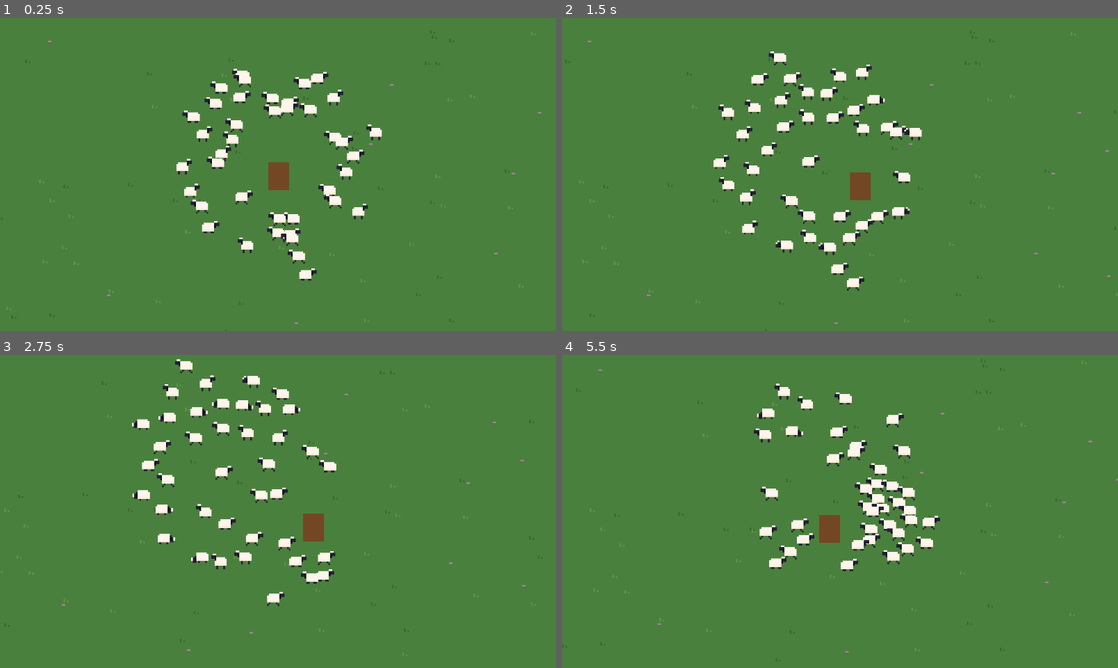
Above: before the commit, frames 1-4 (two rows, left to right).
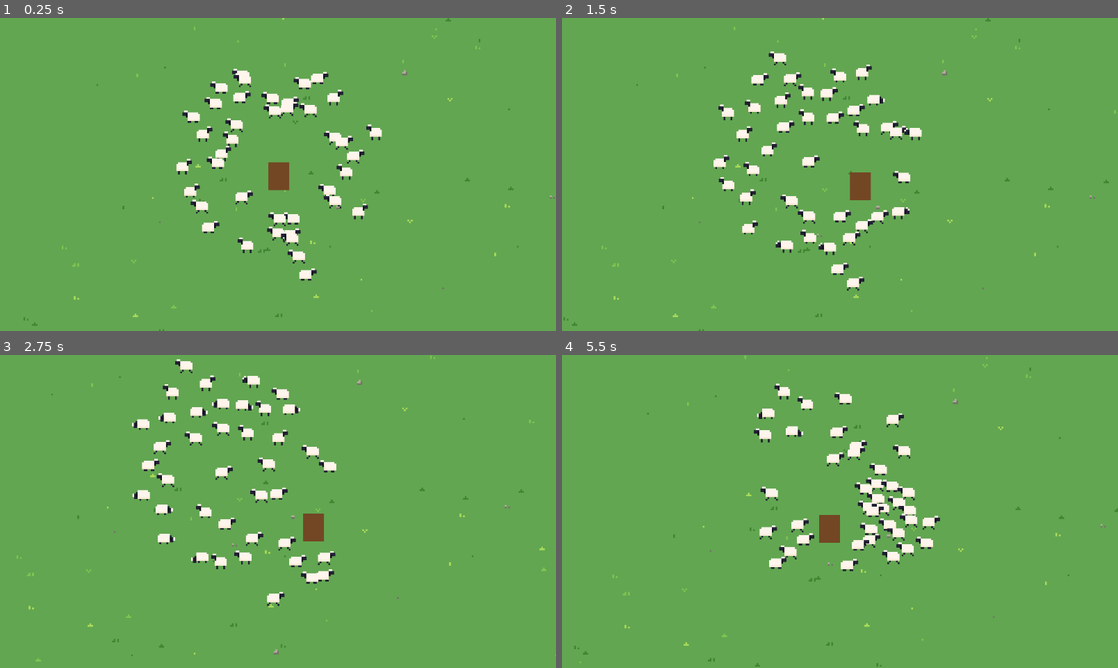
Above: after the commit, the same moments.

Repository: jaimegomesparente/wooly-caravan
Game: Godot game, scene res://scenes/main/main.tscn
The game is run twice, just before and just after one commit, with the same random seed, the same clock (stepped at 60 frames per second) and the same inputs.
Inputs:
- Up to frame 1 (0.25 s): no input
- Up to frame 2 (1.5 s): hold Right (move_right) 0.53-1.28 s; hold Down (move_down) from 1.28 s (still down)
- Up to frame 3 (2.75 s): release Down (move_down) at 2.03 s; hold Right (move_right) from 2.03 s (still down)
- Up to frame 4 (5.5 s): release Right (move_right) at 2.78 s; hold Up (move_up) 2.78-3.53 s; hold Left (move_left) 3.53-5.03 s; hold Down (move_down) from 5.03 s (still down)

The runs differ from the first frame. In frame 1, 96% of the frame differs, in the area x 0-100%, y 0-100%; in frame 2, 96%; in frame 3, 96%; in frame 4, 96%.

Commit message:
feat(wolf): wolf that charges the most isolated sheep
Telegraphs with a blinking "!", charges, drags the sheep away; the shepherd
has 5 s to reach it. Nearby sheep panic toward the flock center.
Also more ground tuft and stone variants.

Diff:
--- a/entities/sheep/sheep.gd
+++ b/entities/sheep/sheep.gd
@@ -30,6 +30,9 @@
 var _wander_target: Vector2
 var _wander_timer: float = 0.0
 var _fleeing: bool = false
+var _panicking: bool = false
+## The enemy dragging this sheep away; the sheep has no logic of its own meanwhile.
+var _captor: Node2D
 var _debug_drawn: bool = false
 var _heading: float = 0.0
 var _speed: float = 0.0
@@ -67,6 +70,14 @@
 		_shepherd = get_tree().get_first_node_in_group("shepherd") as Shepherd
 	if _shepherd == null:
 		return
+	if _captor:
+		_speed = 0.0
+		velocity = Vector2.ZERO
+		_update_animation()
+		_update_debug_draw()
+		return
+	if _guide != null and not is_instance_valid(_guide):
+		_guide = _shepherd
 
 	var separation := _separation()
 	_think_timer -= delta
@@ -74,7 +85,9 @@
 		_think_timer = randf_range(config.think_interval_min, config.think_interval_max)
 		_think()
 
-	var desired := _flee_from(_shepherd.global_position, _shepherd.velocity, config.flight_radius)
+	var desired := _panic_step()
+	if desired == Vector2.ZERO:
+		desired = _flee_from(_shepherd.global_position, _shepherd.velocity, config.flight_radius)
 	if desired == Vector2.ZERO:
 		match _gait:
 			Gait.REST:
@@ -85,14 +98,36 @@
 				desired = _follow_step(separation)
 
 	# A startled sheep turns and speeds up faster.
-	var reflex := config.flight_reflex if _fleeing else 1.0
+	var reflex := config.flight_reflex if _fleeing or _panicking else 1.0
 	if desired != Vector2.ZERO:
 		_heading = rotate_toward(_heading, desired.angle(), config.turn_rate * reflex * delta)
 	_speed = move_toward(_speed, desired.length(), config.acceleration * reflex * delta)
 	velocity = Vector2.from_angle(_heading) * _speed
 	move_and_slide()
 	_update_animation()
-	# Redraw while debugging, plus once after it is turned off to clear the lines.
+	_update_debug_draw()
+
+
+## Called by an enemy that grabs this sheep: it leaves the flock until released.
+func capture(by: Node2D) -> void:
+	_captor = by
+	remove_from_group("sheep")
+	_fleeing = false
+	_panicking = false
+	_gait = Gait.REST
+	_set_rest(Rest.STAND)
+	_pending_gait = Gait.REST
+
+
+## Called by the enemy when the shepherd frees this sheep: it rejoins the flock.
+func release() -> void:
+	_captor = null
+	add_to_group("sheep")
+	_enter_rest()
+
+
+# Redraw while debugging, plus once after it is turned off to clear the lines.
+func _update_debug_draw() -> void:
 	if debug_draw or _debug_drawn:
 		queue_redraw()
 	_debug_drawn = debug_draw
@@ -101,13 +136,16 @@
 func _draw() -> void:
 	if not debug_draw:
 		return
+	if _captor:
+		draw_rect(Rect2(-1, -15, 3, 3), Color.MAGENTA)
+		return
 	var target := _wander_target if _gait == Gait.WANDER else _guide_target() if _guide else global_position
 	draw_line(Vector2.ZERO, to_local(target), _debug_color(), 1.0)
 	draw_rect(Rect2(-1, -15, 3, 3), _debug_color())
 
 
 func _debug_color() -> Color:
-	if _fleeing:
+	if _fleeing or _panicking:
 		return Color.RED
 	match _gait:
 		Gait.WALK:
@@ -147,6 +185,8 @@
 		return false
 	if _guide == _shepherd:
 		return my_distance <= config.lead_radius * GUIDE_KEEP_SLACK
+	if not _guide.is_in_group("sheep"):
+		return false
 	var ahead := _guide.global_position.distance_to(_shepherd.global_position) < my_distance
 	return ahead and global_position.distance_to(_guide.global_position) <= config.view_radius * GUIDE_KEEP_SLACK
 
@@ -285,10 +325,8 @@
 		_fleeing = false
 		return Vector2.ZERO
 
-	if not _fleeing and _gait == Gait.REST and _rest != Rest.STAND:
-		# Startled: the head comes up at once, no finished_graze.
-		_set_rest(Rest.STAND)
-		_pending_gait = Gait.REST
+	if not _fleeing:
+		_startle()
 	_fleeing = true
 
 	var direction := Vector2.from_angle(randf() * TAU) if distance == 0.0 else away / distance
@@ -299,6 +337,53 @@
 	var walk := config.walk_speed * _speed_factor
 	var speed := config.trot_speed * _speed_factor if threat_velocity.length() > walk else walk
 	return direction * speed
+
+
+## Trot away from the nearest dangerous enemy within panic_radius, toward the flock center but
+## never toward the enemy. Returns the desired velocity, or zero when not panicking.
+func _panic_step() -> Vector2:
+	var threat := _nearest_threat()
+	var radius := config.panic_radius + (config.panic_margin if _panicking else 0.0)
+	if threat == null or global_position.distance_to(threat.global_position) > radius:
+		_panicking = false
+		return Vector2.ZERO
+
+	if not _panicking and not _fleeing:
+		_startle()
+	_panicking = true
+
+	var away := global_position - threat.global_position
+	var away_direction := Vector2.from_angle(randf() * TAU) if away == Vector2.ZERO else away.normalized()
+	var to_center := _flock_center() - global_position
+	var direction := away_direction
+	if to_center != Vector2.ZERO:
+		direction += to_center.normalized() * config.panic_center_weight
+	# Remove any part pointing at the enemy (the center can lie beyond it).
+	var toward_threat := -direction.dot(away_direction)
+	if toward_threat > 0.0:
+		direction += away_direction * toward_threat
+	direction = away_direction if direction.length() < 0.01 else direction.normalized()
+	return direction * config.trot_speed * _speed_factor
+
+
+func _nearest_threat() -> Node2D:
+	var nearest: Node2D = null
+	var nearest_distance := INF
+	for enemy: Wolf in get_tree().get_nodes_in_group("enemy"):
+		if not enemy.is_dangerous():
+			continue
+		var distance := global_position.distance_to(enemy.global_position)
+		if distance < nearest_distance:
+			nearest_distance = distance
+			nearest = enemy
+	return nearest
+
+
+## Startled: a grazing head comes up at once, no finished_graze.
+func _startle() -> void:
+	if _gait == Gait.REST and _rest != Rest.STAND:
+		_set_rest(Rest.STAND)
+		_pending_gait = Gait.REST
 
 
 ## Walk or trot after the guide. Once the guide has stopped, keep walking toward the front of the
--- /dev/null
+++ b/entities/wolf/wolf.gd
@@ -0,0 +1,206 @@
+class_name Wolf
+extends CharacterBody2D
+## Comes in from off-screen toward the most isolated sheep, stops with a blinking "!", charges,
+## then drags the sheep away. The shepherd frees it by reaching the wolf within carry_time.
+
+signal sheep_captured(sheep: Sheep)
+signal sheep_lost(sheep: Sheep)
+
+enum State { HIDDEN, PROWL, TELEGRAPH, CHARGE, CARRY, LEAVE }
+
+## Spawns and despawns this far (px) outside the visible screen.
+const OFFSCREEN_MARGIN := 24.0
+## Must be this far (px) inside the screen edge before telegraphing, so the "!" is seen.
+const ONSCREEN_MARGIN := 12.0
+## Minimum |velocity.x| (px/s) to flip the placeholder.
+const FLIP_THRESHOLD := 5.0
+
+@export var data: EnemyData
+
+var _state: State = State.HIDDEN
+var _timer: float = 0.0
+var _heading: float = 0.0
+var _leave_speed: float = 0.0
+var _target: Sheep
+var _head_x: float = 0.0
+
+@onready var _head: ColorRect = $Head
+
+
+func _ready() -> void:
+	_head_x = _head.position.x
+	_hide(data.first_attack_delay)
+
+
+## True while charging or dragging a sheep: nearby sheep panic.
+func is_dangerous() -> bool:
+	return _state == State.CHARGE or _state == State.CARRY
+
+
+func _physics_process(delta: float) -> void:
+	if _target != null and not is_instance_valid(_target):
+		_target = null
+	_timer -= delta
+	match _state:
+		State.HIDDEN:
+			if _timer <= 0.0:
+				_appear()
+		State.PROWL:
+			_prowl(delta)
+		State.TELEGRAPH:
+			velocity = Vector2.ZERO
+			if _target == null:
+				_leave(data.prowl_speed)
+			elif _timer <= 0.0:
+				_state = State.CHARGE
+				_timer = data.charge_time
+		State.CHARGE:
+			_charge(delta)
+		State.CARRY:
+			_carry(delta)
+		State.LEAVE:
+			_steer(global_position - _flock_center(), _leave_speed, data.turn_rate, delta)
+			if not _view_rect().grow(OFFSCREEN_MARGIN).has_point(global_position):
+				_hide(data.attack_interval)
+	move_and_slide()
+	_update_facing()
+	queue_redraw()
+
+
+func _draw() -> void:
+	if _state == State.TELEGRAPH and int(_timer * 8.0) % 2 == 0:
+		# Blinking "!" above the head.
+		draw_rect(Rect2(-1, -22, 2, 5), Color.RED)
+		draw_rect(Rect2(-1, -16, 2, 2), Color.RED)
+	if Sheep.debug_draw and _target != null:
+		draw_line(Vector2.ZERO, to_local(_target.global_position), Color.MAGENTA, 1.0)
+
+
+func _appear() -> void:
+	_target = _most_isolated_sheep()
+	if _target == null:
+		_timer = data.attack_interval
+		return
+	# Come in from the screen edge on the target's side of the flock.
+	var view := _view_rect()
+	var direction := _target.global_position - _flock_center()
+	direction = Vector2.from_angle(randf() * TAU) if direction == Vector2.ZERO else direction.normalized()
+	var to_edge := minf(
+			view.size.x * 0.5 / maxf(absf(direction.x), 0.001),
+			view.size.y * 0.5 / maxf(absf(direction.y), 0.001))
+	global_position = view.get_center() + direction * (to_edge + OFFSCREEN_MARGIN)
+	_heading = (-direction).angle()
+	reset_physics_interpolation()
+	visible = true
+	_state = State.PROWL
+
+
+func _prowl(delta: float) -> void:
+	if _target == null:
+		_target = _most_isolated_sheep()
+		if _target == null:
+			_leave(data.prowl_speed)
+			return
+	var to_target := _target.global_position - global_position
+	var on_screen := _view_rect().grow(-ONSCREEN_MARGIN).has_point(global_position)
+	if on_screen and to_target.length() <= data.prowl_distance:
+		velocity = Vector2.ZERO
+		_heading = to_target.angle()
+		_state = State.TELEGRAPH
+		_timer = data.telegraph_time
+		return
+	_steer(to_target, data.prowl_speed, data.turn_rate, delta)
+
+
+func _charge(delta: float) -> void:
+	if _target == null or not _target.is_in_group("sheep") or _timer <= 0.0:
+		_leave(data.prowl_speed)
+		return
+	var to_target := _target.global_position - global_position
+	if to_target.length() <= data.capture_distance:
+		_target.capture(self)
+		sheep_captured.emit(_target)
+		_state = State.CARRY
+		_timer = data.carry_time
+		return
+	_steer(to_target, data.charge_speed, data.charge_turn_rate, delta)
+
+
+func _carry(delta: float) -> void:
+	if _target == null:
+		_leave(data.prowl_speed)
+		return
+	var shepherd := get_tree().get_first_node_in_group("shepherd") as Node2D
+	if shepherd and global_position.distance_to(shepherd.global_position) <= data.rescue_radius:
+		_target.release()
+		_target = null
+		_leave(data.charge_speed)
+		return
+	if _timer <= 0.0:
+		sheep_lost.emit(_target)
+		_target.queue_free()
+		_target = null
+		_hide(data.attack_interval)
+		return
+	_steer(global_position - _flock_center(), data.carry_speed, data.turn_rate, delta)
+	# Drag the sheep behind.
+	_target.global_position = global_position - Vector2.from_angle(_heading) * data.carry_offset
+
+
+func _leave(speed: float) -> void:
+	_leave_speed = speed
+	_state = State.LEAVE
+
+
+func _hide(delay: float) -> void:
+	_state = State.HIDDEN
+	_timer = delay
+	_target = null
+	velocity = Vector2.ZERO
+	visible = false
+
+
+## Turn toward `direction` at a limited rate and move at `speed`.
+func _steer(direction: Vector2, speed: float, turn_rate: float, delta: float) -> void:
+	if direction != Vector2.ZERO:
+		_heading = rotate_toward(_heading, direction.angle(), turn_rate * delta)
+	velocity = Vector2.from_angle(_heading) * speed
+
+
+func _update_facing() -> void:
+	var facing_x := velocity.x if velocity.length() > 0.0 else cos(_heading) * FLIP_THRESHOLD * 2.0
+	if absf(facing_x) > FLIP_THRESHOLD:
+		_head.position.x = -_head_x - _head.size.x if facing_x < 0.0 else _head_x
+
+
+## The sheep farthest from the flock center (stragglers first).
+func _most_isolated_sheep() -> Sheep:
+	var center := _flock_center()
+	var best: Sheep = null
+	var farthest := -1.0
+	for sheep: Sheep in get_tree().get_nodes_in_group("sheep"):
+		var distance := sheep.global_position.distance_to(center)
+		if distance > farthest:
+			farthest = distance
+			best = sheep
+	return best
+
+
+func _flock_center() -> Vector2:
+	var flock := get_tree().get_nodes_in_group("sheep")
+	if flock.is_empty():
+		return global_position
+	var center := Vector2.ZERO
+	for sheep: Node2D in flock:
+		center += sheep.global_position
+	return center / flock.size()
+
+
+## The part of the world visible on screen.
+func _view_rect() -> Rect2:
+	var size := get_viewport_rect().size
+	var camera := get_viewport().get_camera_2d()
+	if camera == null:
+		return Rect2(Vector2.ZERO, size)
+	size /= camera.zoom
+	return Rect2(camera.get_screen_center_position() - size * 0.5, size)
--- /dev/null
+++ b/entities/wolf/wolf.tscn
@@ -0,0 +1,33 @@
+[gd_scene format=3]
+
+[ext_resource type="Script" path="res://entities/wolf/wolf.gd" id="1_script"]
+[ext_resource type="Resource" path="res://resources/wolf.tres" id="2_data"]
+
+[sub_resource type="RectangleShape2D" id="RectangleShape2D_body"]
+size = Vector2(14, 10)
+
+[node name="Wolf" type="CharacterBody2D" groups=["enemy"]]
+collision_layer = 4
+collision_mask = 16
+motion_mode = 1
+script = ExtResource("1_script")
+data = ExtResource("2_data")
+
+[node name="Placeholder" type="ColorRect" parent="."]
+offset_left = -7.0
+offset_top = -10.0
+offset_right = 7.0
+mouse_filter = 2
+color = Color(0.6, 0.17, 0.12, 1)
+
+[node name="Head" type="ColorRect" parent="."]
+offset_left = 4.0
+offset_top = -13.0
+offset_right = 9.0
+offset_bottom = -7.0
+mouse_filter = 2
+color = Color(0.42, 0.1, 0.08, 1)
+
+[node name="CollisionShape2D" type="CollisionShape2D" parent="."]
+position = Vector2(0, -5)
+shape = SubResource("RectangleShape2D_body")
--- /dev/null
+++ b/resources/enemy_data.gd
@@ -0,0 +1,36 @@
+class_name EnemyData
+extends Resource
+
+@export_group("Timing")
+## Seconds before the first attack, then between the end of an attack and the next one.
+@export var first_attack_delay: float = 6.0
+@export var attack_interval: float = 12.0
+
+@export_group("Approach")
+## Walking speed (px/s) while coming in from off-screen, and when leaving empty-handed.
+@export var prowl_speed: float = 30.0
+## Stops to telegraph once this close (px) to its target and visible on screen.
+@export var prowl_distance: float = 70.0
+## How fast it turns (rad/s) outside the charge.
+@export var turn_rate: float = 5.0
+## Time (s) it stands still with a blinking "!" before charging.
+@export var telegraph_time: float = 1.2
+
+@export_group("Charge")
+@export var charge_speed: float = 70.0
+## Turn rate (rad/s) during the charge. Lower = easier for a sheep to dodge.
+@export var charge_turn_rate: float = 3.0
+## Grabs the target when this close (px).
+@export var capture_distance: float = 6.0
+## Gives up and leaves if it has not caught the target after this long (s).
+@export var charge_time: float = 3.0
+
+@export_group("Carry")
+## Speed (px/s) while dragging a sheep away. Must stay below the shepherd's speed.
+@export var carry_speed: float = 20.0
+## Time (s) the shepherd has to reach it before the sheep is lost.
+@export var carry_time: float = 5.0
+## The shepherd frees the sheep by coming this close (px).
+@export var rescue_radius: float = 16.0
+## Distance (px) of the dragged sheep behind the wolf.
+@export var carry_offset: float = 8.0
--- a/resources/flock_config.gd
+++ b/resources/flock_config.gd
@@ -54,6 +54,15 @@
 ## Turn rate and acceleration multiplier while stepping away (a startle).
 @export var flight_reflex: float = 3.0
 
+@export_group("Panic")
+## A sheep closer than this (px) to a charging or carrying enemy trots away (also uses flight_reflex).
+@export var panic_radius: float = 70.0
+## It keeps running until it is panic_radius + panic_margin (px) away.
+@export var panic_margin: float = 15.0
+## Pull toward the flock center while panicking (relative to "away from the enemy" = 1).
+## Never toward the enemy: that part is removed.
+@export var panic_center_weight: float = 1.0
+
 @export_group("Rest")
 ## Time (s) standing with the head up before grazing or wandering.
 @export var stand_time_min: float = 0.5
--- /dev/null
+++ b/resources/wolf.tres
@@ -0,0 +1,6 @@
+[gd_resource type="Resource" script_class="EnemyData" format=3]
+
+[ext_resource type="Script" path="res://resources/enemy_data.gd" id="1_script"]
+
+[resource]
+script = ExtResource("1_script")
--- a/scenes/main/ground.gd
+++ b/scenes/main/ground.gd
@@ -1,4 +1,22 @@
 extends Node2D
+
+## Tuft shapes, as pixel offsets from the tuft's top-left corner.
+const TUFT_SHAPES: Array = [
+	[Vector2i(0, 0), Vector2i(0, 1), Vector2i(2, 1)],  # tall blade + short one
+	[Vector2i(0, 0), Vector2i(0, 1)],  # single blade
+	[Vector2i(0, 0), Vector2i(2, 0), Vector2i(1, 1)],  # V
+	[Vector2i(1, 0), Vector2i(0, 1), Vector2i(1, 1), Vector2i(2, 1)],  # small clump
+	[Vector2i(1, 0), Vector2i(3, 0), Vector2i(0, 1), Vector2i(1, 1), Vector2i(3, 1)],  # wide clump
+	[Vector2i(0, 0)],  # lone speck
+]
+## Stone shapes: [lit pixels, shaded pixels], as offsets from the top-left corner.
+const STONE_SHAPES: Array = [
+	[[Vector2i(0, 0), Vector2i(1, 0)], [Vector2i(0, 1), Vector2i(1, 1)]],  # 2x2
+	[[], [Vector2i(0, 0)]],  # pebble
+	[[Vector2i(0, 0), Vector2i(1, 0), Vector2i(2, 0)], [Vector2i(0, 1), Vector2i(1, 1), Vector2i(2, 1)]],  # flat 3x2
+	[[Vector2i(1, 0), Vector2i(0, 1), Vector2i(1, 1)], [Vector2i(2, 1), Vector2i(0, 2), Vector2i(1, 2), Vector2i(2, 2)]],  # round 3x3
+	[[Vector2i(0, 0)], [Vector2i(0, 1), Vector2i(2, 1)]],  # stone + pebble
+]
 
 ## Pasture size (px), centered on this node.
 @export var size: Vector2 = Vector2(1600, 1000)
@@ -8,11 +26,12 @@
 @export var stone_count: int = 120
 
 @export_group("Palette")
-@export var grass_color: Color = Color(0.29, 0.5, 0.24)
-@export var tuft_dark_color: Color = Color(0.23, 0.42, 0.2)
-@export var tuft_light_color: Color = Color(0.36, 0.58, 0.28)
-@export var stone_color: Color = Color(0.56, 0.56, 0.5)
-@export var stone_shade_color: Color = Color(0.4, 0.4, 0.36)
+@export var grass_color: Color = Color(0.385, 0.65, 0.318, 1.0)
+@export var tuft_dark_color: Color = Color(0.25, 0.52, 0.2)
+@export var tuft_light_color: Color = Color(0.5, 0.77, 0.32)
+@export var tuft_bright_color: Color = Color(0.66, 0.86, 0.35)
+@export var stone_color: Color = Color(0.7, 0.68, 0.6)
+@export var stone_shade_color: Color = Color(0.46, 0.45, 0.42)
 
 
 func _draw() -> void:
@@ -23,14 +42,19 @@
 	rng.seed = layout_seed
 	for i in tuft_count:
 		var spot := _random_spot(rng, origin)
-		var color := tuft_dark_color if rng.randf() < 0.6 else tuft_light_color
-		# Two tiny blades: one 2 px tall, one 1 px beside it.
-		draw_rect(Rect2(spot, Vector2(1, 2)), color)
-		draw_rect(Rect2(spot + Vector2(2, 1), Vector2(1, 1)), color)
+		var roll := rng.randf()
+		var color := tuft_dark_color if roll < 0.5 else tuft_light_color if roll < 0.85 else tuft_bright_color
+		_draw_pixels(spot, TUFT_SHAPES[rng.randi() % TUFT_SHAPES.size()], color)
 	for i in stone_count:
 		var spot := _random_spot(rng, origin)
-		draw_rect(Rect2(spot, Vector2(2, 1)), stone_color)
-		draw_rect(Rect2(spot + Vector2(0, 1), Vector2(2, 1)), stone_shade_color)
+		var shape: Array = STONE_SHAPES[rng.randi() % STONE_SHAPES.size()]
+		_draw_pixels(spot, shape[0], stone_color)
+		_draw_pixels(spot, shape[1], stone_shade_color)
+
+
+func _draw_pixels(spot: Vector2, pixels: Array, color: Color) -> void:
+	for pixel: Vector2i in pixels:
+		draw_rect(Rect2(spot + Vector2(pixel), Vector2.ONE), color)
 
 
 func _random_spot(rng: RandomNumberGenerator, origin: Vector2) -> Vector2:
--- a/scenes/main/main.gd
+++ b/scenes/main/main.gd
@@ -3,6 +3,7 @@
 @export var sheep_scene: PackedScene
 @export var sheep_count: int = 10
 @export var spawn_radius: float = 60.0
+@export var wolf_scene: PackedScene
 
 @onready var _shepherd: Node2D = $Shepherd
 
@@ -13,3 +14,5 @@
 		var offset := Vector2.from_angle(randf() * TAU) * randf_range(spawn_radius * 0.5, spawn_radius)
 		sheep.position = _shepherd.position + offset
 		add_child(sheep)
+	if wolf_scene:
+		add_child(wolf_scene.instantiate())
--- a/scenes/main/main.tscn
+++ b/scenes/main/main.tscn
@@ -7,12 +7,14 @@
 [ext_resource type="Script" path="res://scenes/main/flock_camera.gd" id="5_camera"]
 [ext_resource type="Script" path="res://scenes/main/debug_overlay.gd" id="6_debug"]
 [ext_resource type="Resource" uid="uid://cqv7e475qv2o1" path="res://resources/flock_config.tres" id="7_config"]
+[ext_resource type="PackedScene" path="res://entities/wolf/wolf.tscn" id="8_wolf"]
 
 [node name="Main" type="Node2D" unique_id=536968002]
 y_sort_enabled = true
 script = ExtResource("1_script")
 sheep_scene = ExtResource("3_sheep")
 sheep_count = 40
+wolf_scene = ExtResource("8_wolf")
 
 [node name="Ground" type="Node2D" parent="." unique_id=1590427545]
 z_index = -1
Not shown, added: entities/wolf/wolf.gd.uid
Not shown, added: resources/enemy_data.gd.uid
Not shown, changed: CLAUDE.md
